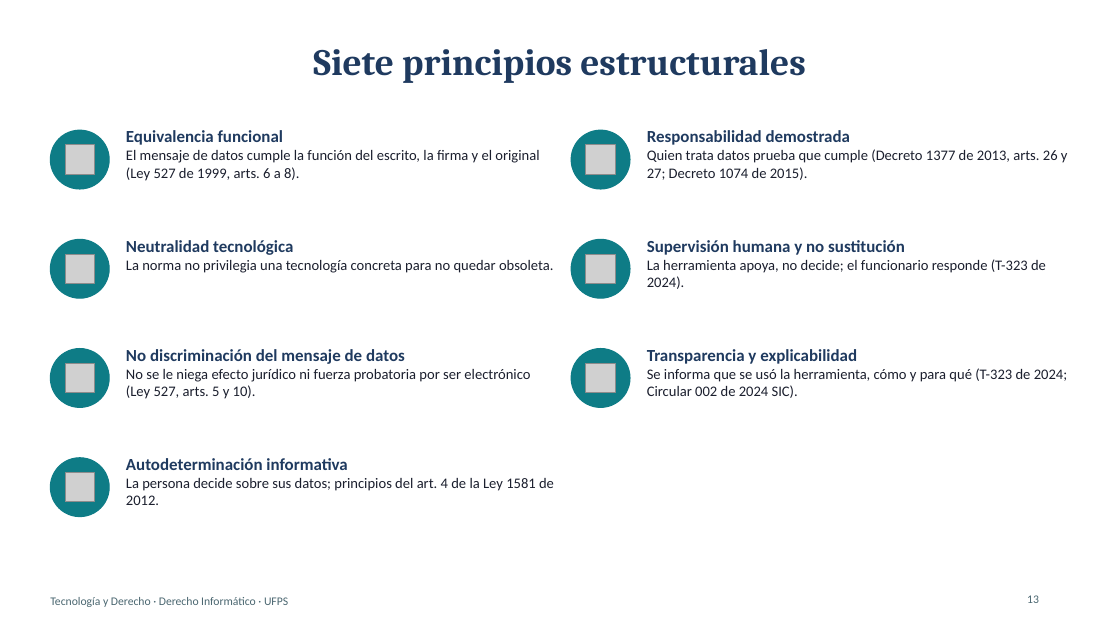
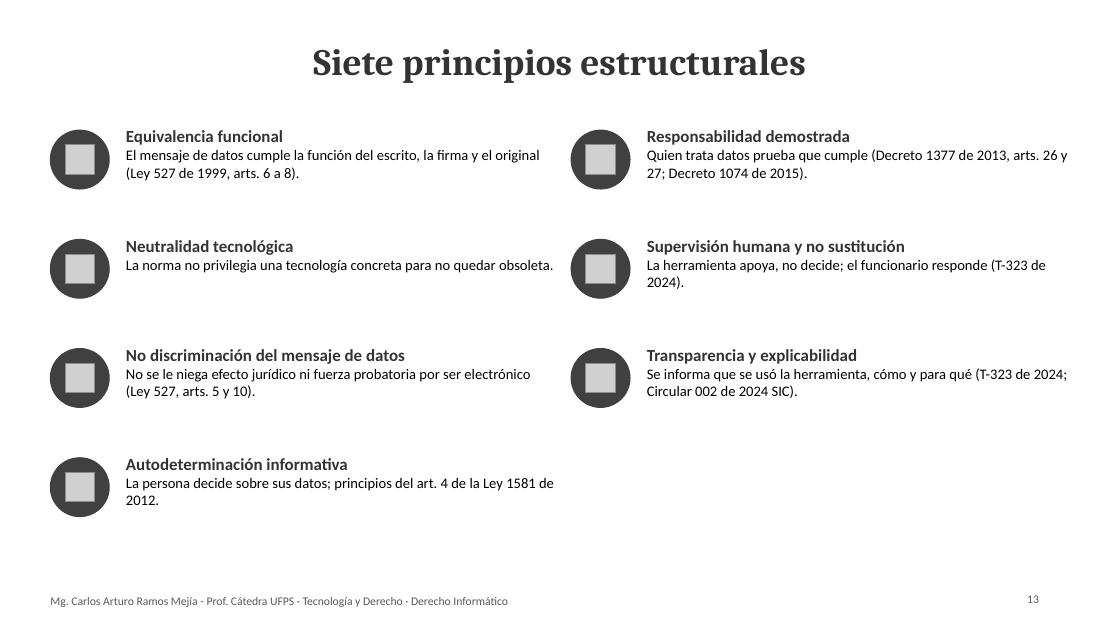
Before and after one commit to Arturoramos22/Arturoramos22, a slide deck: slide 13 of clase-derecho-informatico/DIAPOSITIVAS.pptx. Drawn at 1120x630 pixels with LibreOffice and Linux fonts; fonts in the diff are those of the drawing; grey boxes stand for pictures. Boxes give left, top, right and bottom in pixels: in the first picture for what was removed or moved away, otherwise in the second. Text is boxed around its words. In the diff, an @@ line names an element or a change of style, - is before the commit and + after.

```diff
--- a/clase-derecho-informatico/DIAPOSITIVAS.pptx
+++ b/clase-derecho-informatico/DIAPOSITIVAS.pptx
@@ title "Siete principios estructurales" at <box>313,49,806,83</box>: text colour #1F3A5F to #333333 @@
@@ text "Equivalencia funcional" at <box>126,130,539,181</box>: text colour #1F3A5F to #333333 in "Equivalencia funcional"; text colour #1B1F2E to #000000 in "El mensaje de datos cumple la función ..." @@
@@ text "Responsabilidad demostrada" at <box>647,130,1068,180</box>: text colour #1F3A5F to #333333 in "Responsabilidad demostrada"; text colour #1B1F2E to #000000 in "Quien trata datos prueba que cumple (Decreto ..." @@
@@ text "Neutralidad tecnológica" at <box>126,240,553,273</box>: text colour #1F3A5F to #333333 in "Neutralidad tecnológica"; text colour #1B1F2E to #000000 in "La norma no privilegia una tecnología concreta ..." @@
@@ text "Supervisión humana y no sustitución" at <box>647,240,1046,289</box>: text colour #1F3A5F to #333333 in "Supervisión humana y no sustitución"; text colour #1B1F2E to #000000 in "La herramienta apoya, no decide; el funcionario ..." @@
@@ text "No discriminación del mensaje de ..." at <box>126,349,530,399</box>: text colour #1F3A5F to #333333 in "No discriminación del mensaje de datos"; text colour #1B1F2E to #000000 in "No se le niega efecto jurídico ni ..." @@
@@ fill #0E7C86 to #404040; outline #0E7C86 1 pt to #404040 1 pt in 7 elements at <box>50,130,109,189</box>, <box>50,239,109,298</box>, <box>50,349,109,408</box>, <box>50,458,109,517</box>, <box>571,130,630,189</box>, <box>571,239,630,298</box>, <box>571,349,630,408</box> @@
@@ text "Transparencia y explicabilidad" at <box>647,349,1067,398</box>: text colour #1F3A5F to #333333 in "Transparencia y explicabilidad"; text colour #1B1F2E to #000000 in "Se informa que se usó la herramienta, ..." @@
@@ text "Autodeterminación informativa" at <box>126,458,554,505</box>: text colour #1F3A5F to #333333 in "Autodeterminación informativa"; text colour #1B1F2E to #000000 in "La persona decide sobre sus datos; principios ..." @@
@@ text at <box>50,597,508,607</box>: text changed; text colour #4A6670 to #595959 @@
-Tecnología y Derecho · Derecho Informático · UFPS
+Mg. Carlos Arturo Ramos Mejía - Prof. Cátedra UFPS · Tecnología y Derecho · Derecho Informático
@@ page number at <box>1027,595,1039,603</box>: text colour #4A6670 to #595959 @@
```
Also in this commit, not shown: 23 other slides changed, 2 other files.
